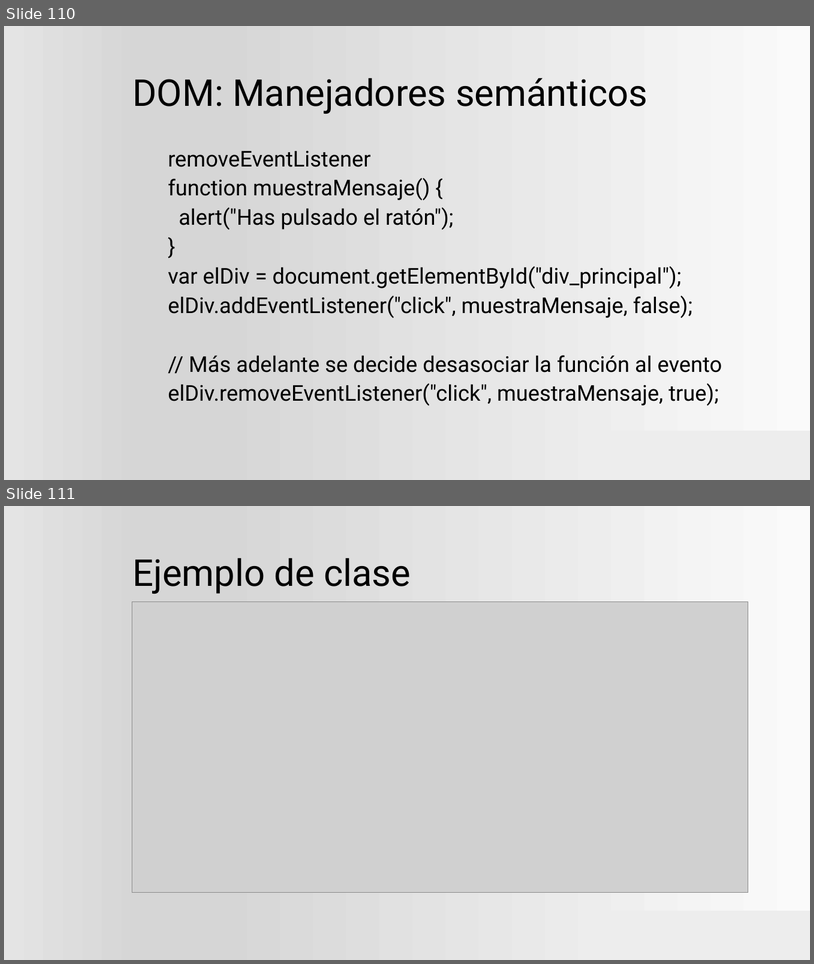
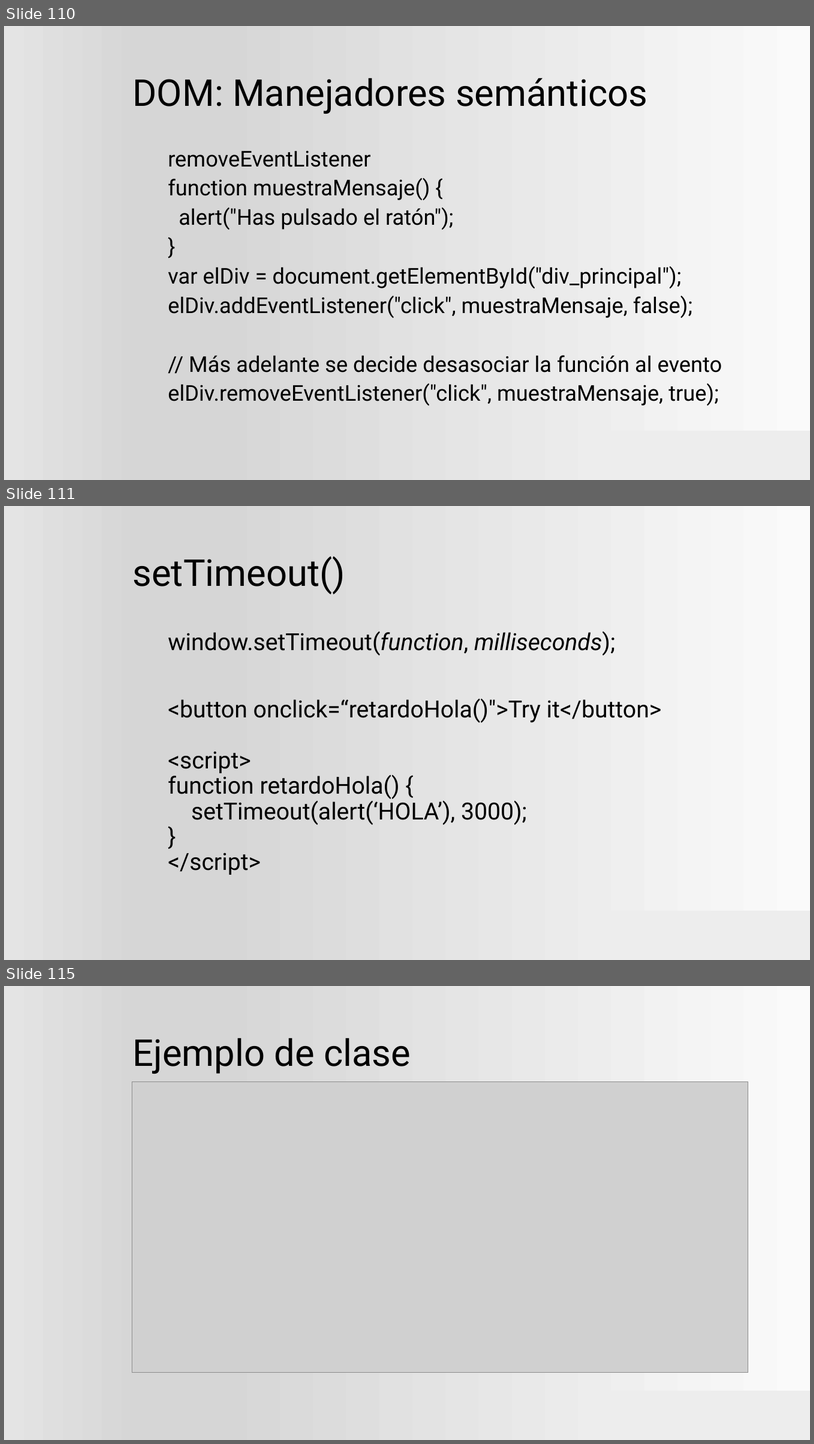
Before and after one commit to ProfVillegas/DAW, a slide deck: Plantilla.pptx. Shown one above the other, each under a label of ours: slides 110 and 111 before the commit, slides 110, 111 and 115 after it; the slides between them are not shown. The pictures are 814x964 and 814x1444 pixels, drawn with LibreOffice and Linux fonts; fonts in the diff are those of the drawing; grey boxes stand for pictures; background and template pictures are left out. Boxes give left, top, right and bottom in pixels: in the first picture for what was removed or moved away, otherwise in the second. Text is boxed around its words. In the diff, an @@ line names an element or a change of style, - is before the commit and + after.

```diff
--- a/Plantilla.pptx
+++ b/Plantilla.pptx
@@ slide 111 added at <box>4,506,810,960</box>, background gradient #FAFAFA to #D7D7D7 to #E4E4E4; not listed: 1 template element that a slide beside it also shows @@
@@ title added at <box>132,556,345,594</box>, 44 pt, text #000000 @@
+setTimeout()
@@ text added at <box>168,631,662,874</box>, 28 pt, text #000000 @@
+window.setTimeout(function, milliseconds);
+<button onclick=“retardoHola()">Try it</button>
+<script>
+function retardoHola() {
+setTimeout(alert(‘HOLA’), 3000);
+}
+</script>
@@ what was slide 111 is now slide 115 @@
```
Also in this commit, not shown: 3 slides changed, 3 other slides added, 53 other files.
